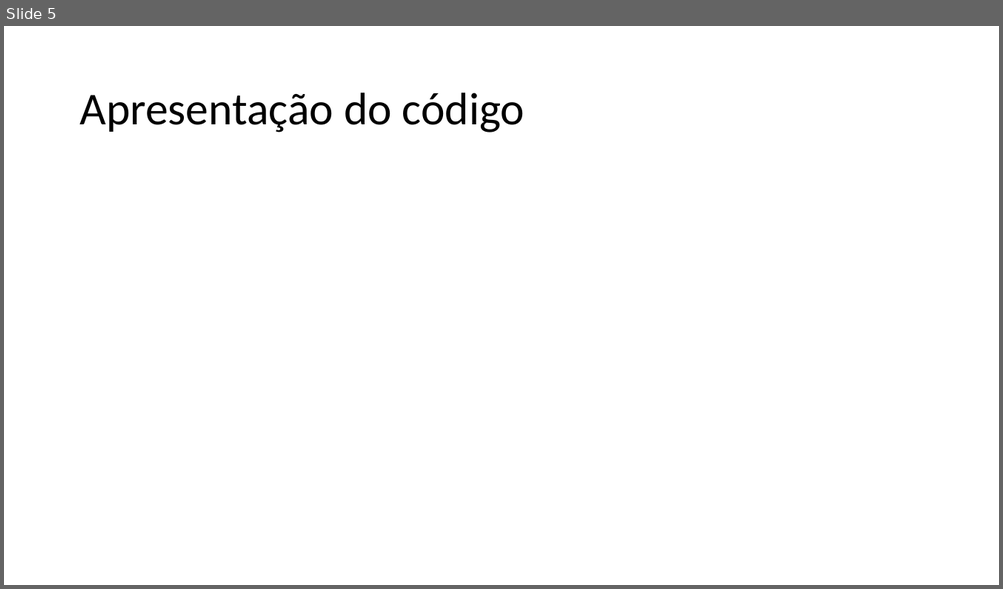
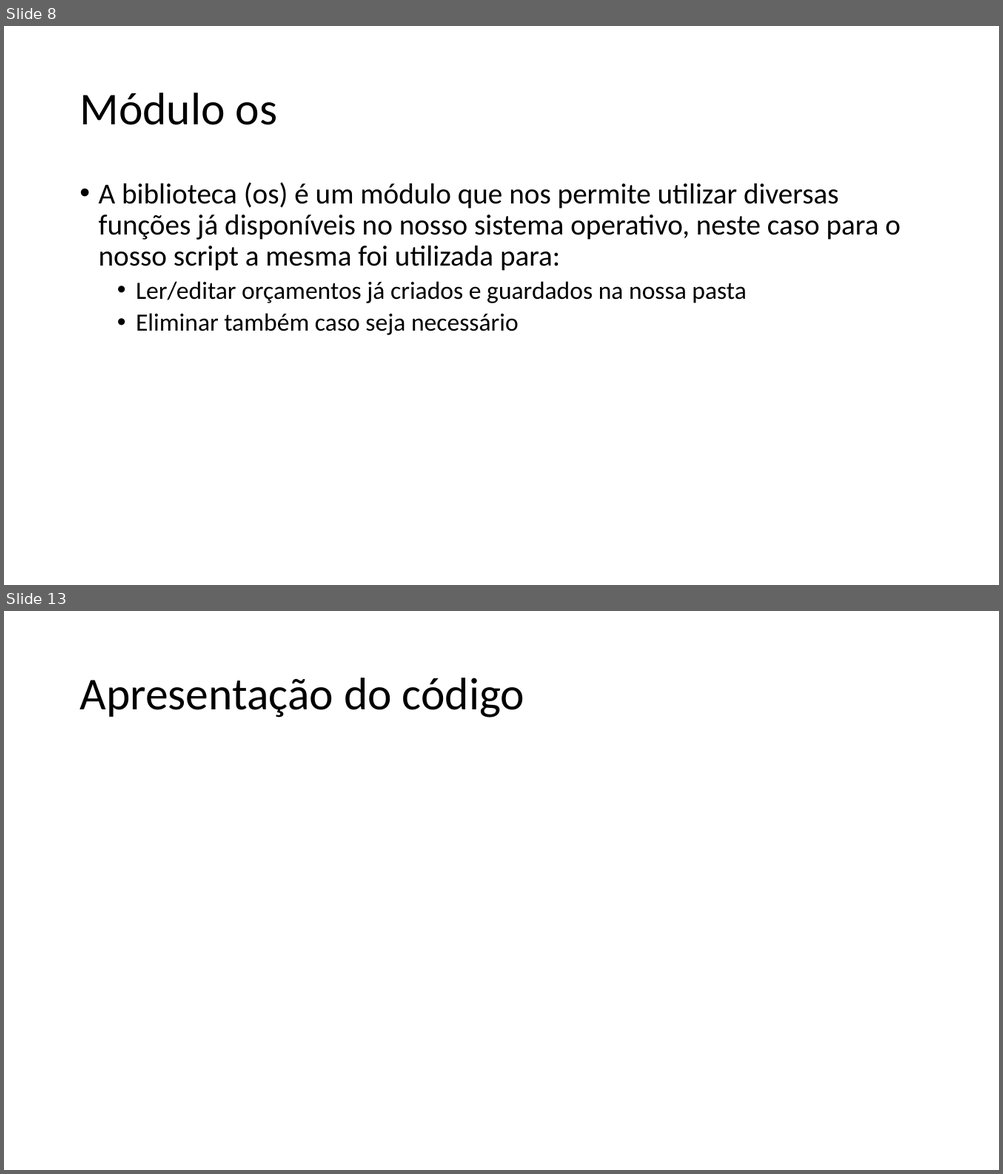
Before and after one commit to JorgeFilipePinto/orcamentacao_auto, a slide deck: Apresentação.pptx. Shown one above the other, each under a label of ours: slide 5 before the commit, slides 8 and 13 after it; the slides between them are not shown. The pictures are 1003x589 and 1003x1174 pixels, drawn with LibreOffice and Linux fonts; fonts in the diff are those of the drawing. Boxes give left, top, right and bottom in pixels: in the first picture for what was removed or moved away, otherwise in the second. Text is boxed around its words. In the diff, an @@ line names an element or a change of style, - is before the commit and + after.

```diff
--- a/Apresentação.pptx
+++ b/Apresentação.pptx
@@ slide 8 added at (x1=4, y1=26, x2=999, y2=585), background #FFFFFF @@
@@ title added at (x1=79, y1=93, x2=278, y2=125), 44 pt, text #000000 @@
+Módulo os
@@ text added at (x1=99, y1=182, x2=900, y2=335), 28 pt, text #000000 @@
+• A biblioteca (os) é um módulo que nos permite utilizar diversas funções já disponíveis no nosso sistema operativo, neste caso para o nosso script a mesma foi utilizada para:
+  • Ler/editar orçamentos já criados e guardados na nossa pasta
+  • Eliminar também caso seja necessário
@@ what was slide 5 is now slide 13 @@
```
Also in this commit, not shown: 2 slides changed, 7 other slides added, 2 other files.
